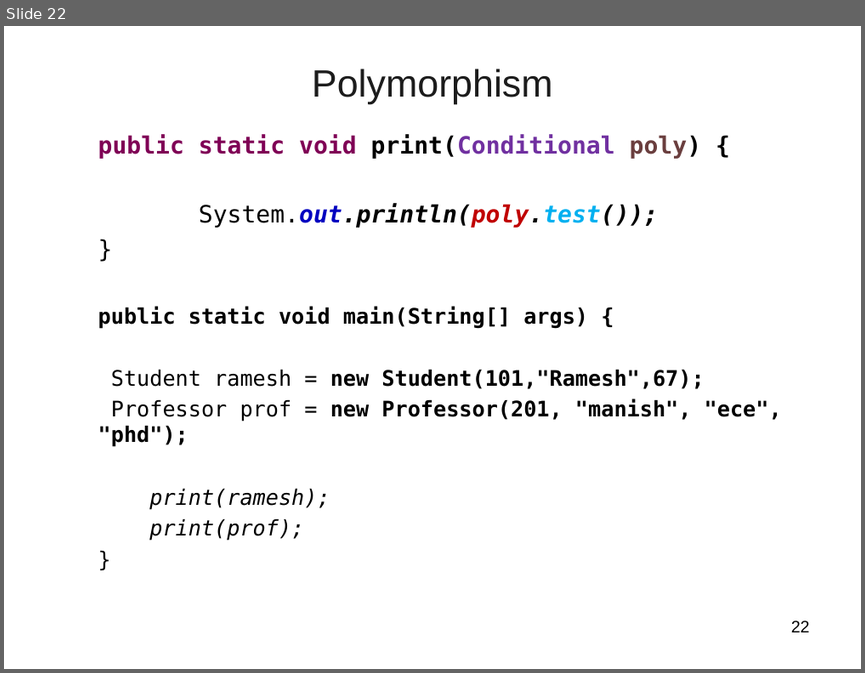
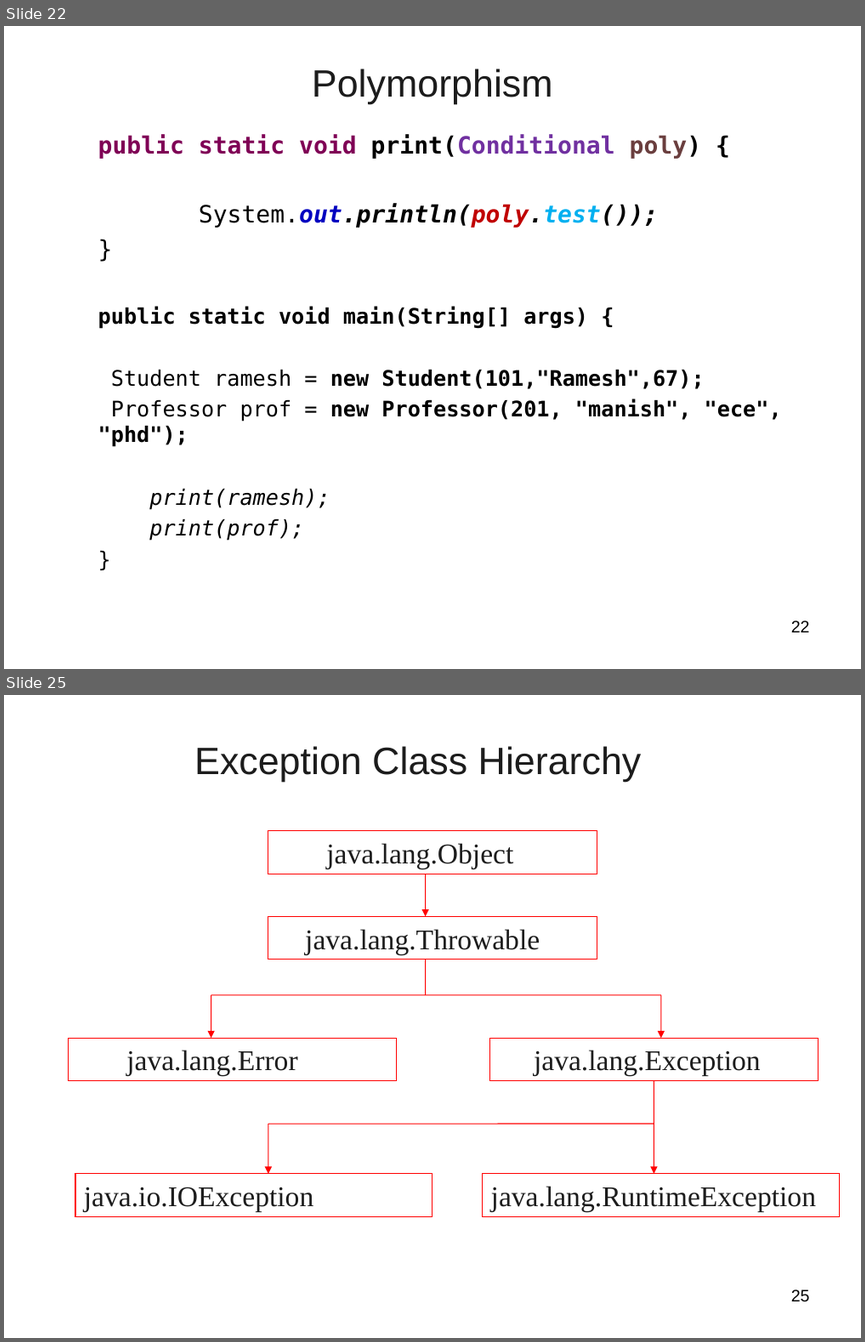
Before and after one commit to vatsanTraining/training_sept_2023, a slide deck: Java_Day_Two.ppt. Shown one above the other, each under a label of ours: slide 22 before the commit, slides 22 and 25 after it; the slides between them are not shown. The pictures are 865x673 and 865x1342 pixels, drawn with LibreOffice and Linux fonts; fonts in the diff are those of the drawing; background and template pictures are left out. Boxes give left, top, right and bottom in pixels: in the first picture for what was removed or moved away, otherwise in the second. Text is boxed around its words. In the diff, an @@ line names an element or a change of style, - is before the commit and + after.

```diff
--- a/Java_Day_Two.ppt
+++ b/Java_Day_Two.ppt
@@ slide 25 added at box(4, 695, 861, 1338), background picture (left out) @@
@@ title added at box(194, 746, 642, 782), 32 pt, text #1C1C1C @@
+Exception Class Hierarchy
@@ rectangle added at box(268, 830, 596, 873), outline #FF0000 0.74 pt, 24 pt, text #1C1C1C @@
+java.lang.Object
@@ arrow added from (426, 873) to (426, 916), #FF0000 0.74 pt @@
@@ rectangle added at box(268, 916, 596, 959), outline #FF0000 0.74 pt, 24 pt, text #1C1C1C @@
+java.lang.Throwable
@@ line added from (426, 959) to (426, 995), #FF0000 0.74 pt @@
@@ line added from (426, 995) to (211, 995), #FF0000 0.74 pt @@
@@ arrow added from (211, 995) to (211, 1038), #FF0000 0.74 pt @@
@@ line added from (426, 995) to (661, 995), #FF0000 0.74 pt @@
@@ arrow added from (661, 995) to (661, 1038), #FF0000 0.74 pt @@
@@ rectangle added at box(69, 1038, 397, 1081), outline #FF0000 0.74 pt, 24 pt, text #1C1C1C @@
+java.lang.Error
@@ rectangle added at box(490, 1038, 818, 1081), outline #FF0000 0.74 pt, 24 pt, text #1C1C1C @@
+java.lang.Exception
@@ arrow added from (653, 1081) to (653, 1173), #FF0000 0.74 pt @@
@@ line added from (653, 1123) to (268, 1123), #FF0000 0.74 pt @@
@@ arrow added from (268, 1123) to (268, 1173), #FF0000 0.74 pt @@
@@ rectangle added at box(75, 1173, 432, 1216), outline #FF0000 0.74 pt, 24 pt, text #1C1C1C @@
+java.io.IOException
@@ rectangle added at box(482, 1173, 840, 1216), outline #FF0000 0.74 pt, 24 pt, text #1C1C1C @@
+java.lang.RuntimeException
@@ page number added at box(791, 1289, 810, 1302), 14 pt, text #000000 @@
+25
```
Also in this commit, not shown: 61 other slides added, 5 slides removed, 5 other files.
